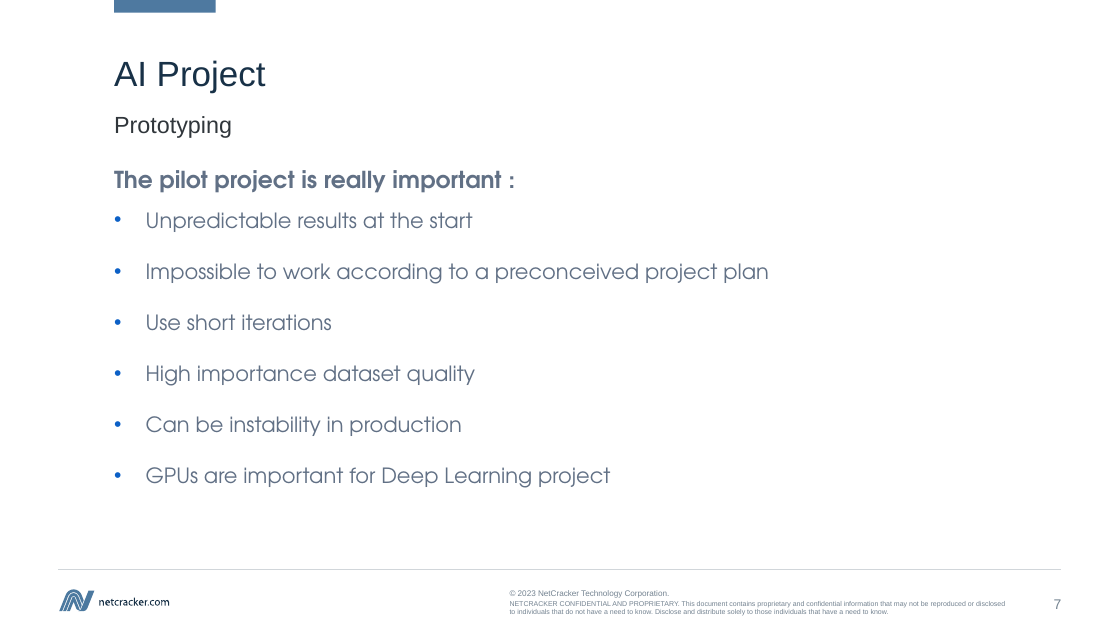
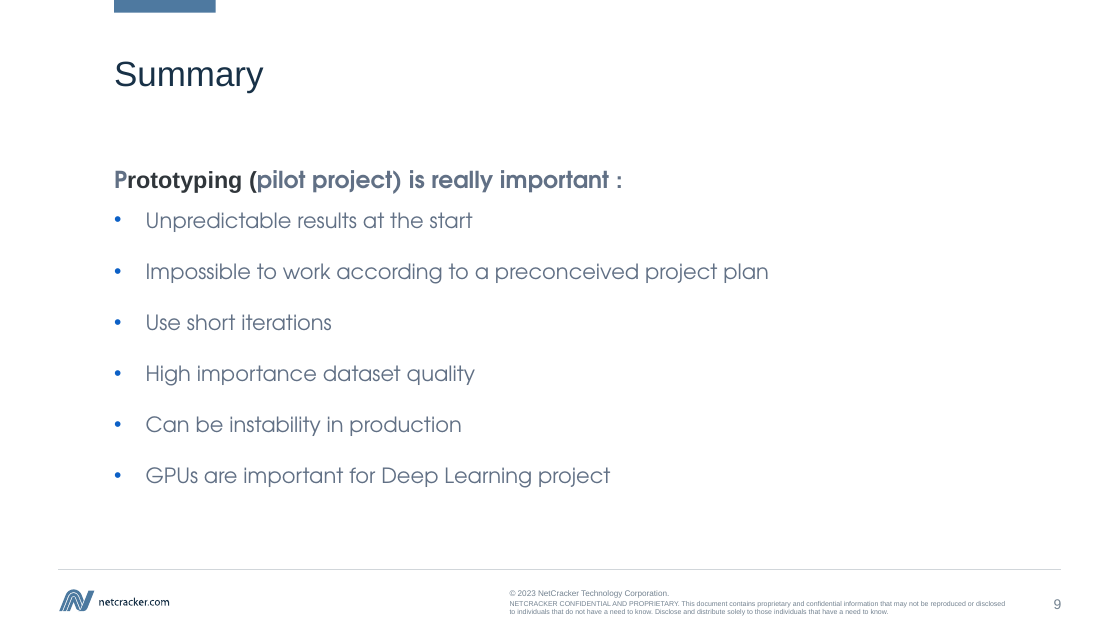
Before and after one commit to kvoloshenko/CLA, a slide deck: slide 9 of CLA_AI_01_en.pptx (slide 7 before the commit). Drawn at 1120x630 pixels with LibreOffice and Linux fonts; fonts in the diff are those of the drawing. Boxes give left, top, right and bottom in pixels: in the first picture for what was removed or moved away, otherwise in the second. Text is boxed around its words. In the diff, an @@ line names an element or a change of style, - is before the commit and + after.

```diff
--- a/CLA_AI_01_en.pptx
+++ b/CLA_AI_01_en.pptx
@@ title at bbox=[114, 61, 264, 93]: text changed @@
-AI Project
+Summary
@@ text removed at bbox=[114, 116, 232, 138] @@
-Prototyping
@@ text at bbox=[114, 170, 609, 194]: text changed @@
-The pilot project is really important :
+Prototyping (pilot project) is really important :
@@ page number at bbox=[1054, 599, 1062, 609]: text changed @@
-7
+9
```
Also in this commit, not shown: 3 other slides changed, 2 slides removed, 2 other files.
